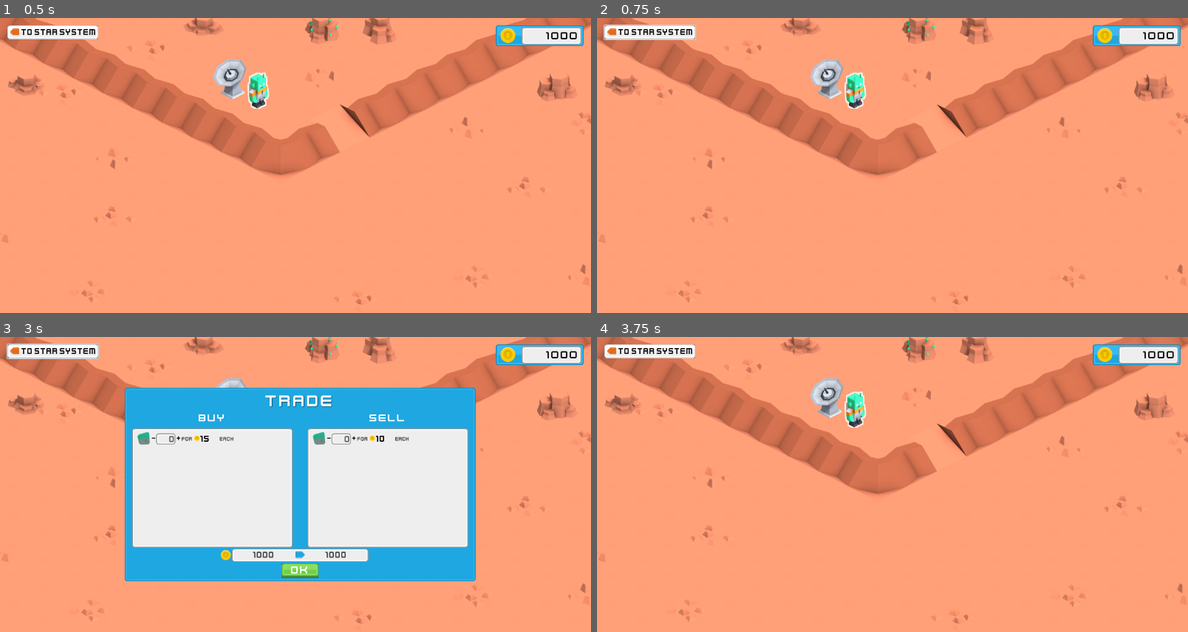
Above: before the commit, frames 1-4 (two rows, left to right).
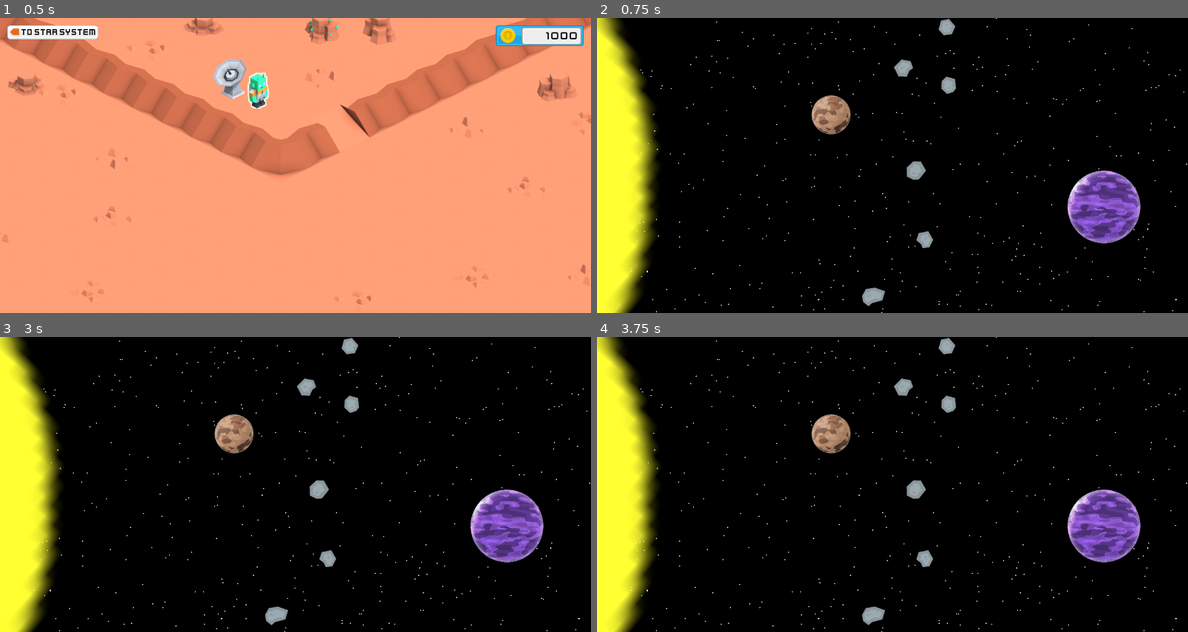
Above: after the commit, the same moments.

Repository: iapetos163/kenney-jam-2023
Game: Godot game, scene res://scene/planet.tscn
Same seed, same stepped clock (60 frames per second), same inputs: the game is played once before the commit and once after it.
Inputs (mouse positions are in pixels of both pictures, inside the frame that each line leads up to):
- Up to frame 1 (0.5 s): no input
- Up to frame 2 (0.75 s): click "TO STAR SYSTEM" at 0.5 s
- Up to frame 3 (3 s): click (53, 351) at 1.25 s, where only the run before the commit has a clickable "TO STAR SYSTEM"; click (53, 351) at 2 s, where only the run before the commit has a clickable "TO STAR SYSTEM"; tap Enter at 2.75 s; move the mouse to (260, 410) at 2.77 s; click (260, 410) at 2.92 s
- Up to frame 4 (3.75 s): click (898, 570) at 3.5 s, where only the run before the commit has a clickable "OK"

Frame 1 is identical in both runs. In frame 2, 100% of the frame differs, in the area x 0-100%, y 0-100%; in frame 3, 100%; in frame 4, 100%.

Commit message:
Navigate between scenes

Diff:
--- a/scene/planet.gd
+++ b/scene/planet.gd
@@ -11,7 +11,7 @@
 	money_amount += net_diff_amount
 	money_amount_updated.emit()
 
-func _on_npc_trader_input_event(_viewport: Node, event: InputEvent, _yeah):
+func _on_npc_trader_input_event(_viewport: Node, event: InputEvent, _shape_idx: int):
 	if event is InputEventMouseButton and event.is_pressed():
 		var trade = $'./trade_ui'
 		trade.set_available_amount(money_amount)
--- a/scene/planet.tscn
+++ b/scene/planet.tscn
@@ -7,6 +7,7 @@
 [ext_resource type="Texture2D" uid="uid://b126wm3pj77cw" path="res://asset/coinGold.png" id="3_vod5y"]
 [ext_resource type="Texture2D" uid="uid://d2vkyfcjujvi0" path="res://asset/alien/alien_SE.png" id="4_0ef45"]
 [ext_resource type="PackedScene" uid="uid://crw1u2d46c1b" path="res://ui/gray_panel.tscn" id="4_dbp6n"]
+[ext_resource type="Script" path="res://ui/back_button.gd" id="5_bxkir"]
 [ext_resource type="FontFile" uid="uid://bo5nhlmmcngkt" path="res://asset/ui/Kenney Future.ttf" id="5_yfxqn"]
 [ext_resource type="Script" path="res://ui/trade.gd" id="6_ja7st"]
 [ext_resource type="PackedScene" uid="uid://tgjccevfleic" path="res://ui/blue_panel.tscn" id="6_vtg26"]
@@ -104,6 +105,7 @@
 offset_top = 16.0
 offset_right = 213.0
 offset_bottom = 46.0
+script = ExtResource("5_bxkir")
 
 [node name="gray_button" parent="hud/back_button" instance=ExtResource("13_5ygig")]
 layout_mode = 1
--- /dev/null
+++ b/scene/star_system.gd
@@ -0,0 +1,16 @@
+extends Node2D
+
+
+# Called when the node enters the scene tree for the first time.
+func _ready():
+	pass # Replace with function body.
+
+
+# Called every frame. 'delta' is the elapsed time since the previous frame.
+func _process(delta):
+	pass
+
+
+func _on_visitable_planet_input_event(_viewport: Node, event: InputEvent, _shape_idx: int):
+	if event is InputEventMouseButton and event.is_pressed():
+		get_tree().change_scene_to_file('res://scene/planet.tscn')
--- a/scene/star_system.tscn
+++ b/scene/star_system.tscn
@@ -1,5 +1,6 @@
-[gd_scene load_steps=17 format=3 uid="uid://erjovlr268gp"]
+[gd_scene load_steps=20 format=3 uid="uid://erjovlr268gp"]
 
+[ext_resource type="Script" path="res://scene/star_system.gd" id="1_86hi4"]
 [ext_resource type="Texture2D" uid="uid://bnwim7efupu21" path="res://asset/space_shooter_redux/star1.png" id="1_ce5r1"]
 [ext_resource type="Texture2D" uid="uid://bi6n8vtk7m3wv" path="res://asset/space_shooter_redux/star2.png" id="2_grmq4"]
 [ext_resource type="Texture2D" uid="uid://3hlxel0ba7yf" path="res://asset/space_shooter_redux/star3.png" id="3_7et4m"]
@@ -8,6 +9,7 @@
 [ext_resource type="Texture2D" uid="uid://byf41lob8s33i" path="res://asset/planets_prebuilt/planet05.png" id="6_tf1f7"]
 [ext_resource type="Texture2D" uid="uid://co523nqim0wis" path="res://asset/space_shooter_redux/meteorGrey_big1.png" id="7_3q40k"]
 [ext_resource type="Texture2D" uid="uid://nx6xb42y0omx" path="res://asset/space_shooter_redux/meteorGrey_big3.png" id="8_8u50h"]
+[ext_resource type="PackedScene" uid="uid://bhgpldq2v4qr0" path="res://ui/interactable_sprite.tscn" id="9_q1dsf"]
 [ext_resource type="Texture2D" uid="uid://dhe3qmd870g0f" path="res://asset/space_shooter_redux/meteorGrey_big2.png" id="9_rag2a"]
 [ext_resource type="Texture2D" uid="uid://bljc314py6vmy" path="res://asset/space_shooter_redux/meteorGrey_big4.png" id="10_4ja8m"]
 
@@ -41,12 +43,17 @@
 glow_blend_mode = 0
 glow_hdr_threshold = 1.2
 
+[sub_resource type="CircleShape2D" id="CircleShape2D_mlgv2"]
+radius = 41.0
+
 [node name="star_system" type="Node2D"]
 material = SubResource("CanvasItemMaterial_vgfi8")
+script = ExtResource("1_86hi4")
 
 [node name="ColorRect" type="ColorRect" parent="."]
 offset_right = 1280.0
 offset_bottom = 640.0
+mouse_filter = 1
 color = Color(0, 0, 0, 1)
 
 [node name="TileMap" type="TileMap" parent="."]
@@ -69,11 +76,6 @@
 position = Vector2(1098, 410)
 scale = Vector2(0.153906, 0.153906)
 texture = ExtResource("5_hb87l")
-
-[node name="Planet05" type="Sprite2D" parent="."]
-position = Vector2(507, 210)
-scale = Vector2(0.0800781, 0.0800781)
-texture = ExtResource("6_tf1f7")
 
 [node name="MeteorGreyBig1" type="Sprite2D" parent="."]
 position = Vector2(665, 109)
@@ -104,8 +106,22 @@
 scale = Vector2(0.418367, 0.418367)
 texture = ExtResource("9_rag2a")
 
+[node name="visitable_planet" parent="." instance=ExtResource("9_q1dsf")]
+position = Vector2(507, 208)
+
+[node name="sprite" type="Sprite2D" parent="visitable_planet"]
+position = Vector2(0, 2)
+scale = Vector2(0.0800781, 0.0800781)
+texture = ExtResource("6_tf1f7")
+
+[node name="CollisionShape2D" type="CollisionShape2D" parent="visitable_planet"]
+position = Vector2(0, 2)
+shape = SubResource("CircleShape2D_mlgv2")
+
 [node name="MeteorGreyBig6" type="Sprite2D" parent="."]
 position = Vector2(757, 20)
 rotation = -1.0472
 scale = Vector2(0.371452, 0.371452)
 texture = ExtResource("10_4ja8m")
+
+[connection signal="input_event" from="visitable_planet" to="." method="_on_visitable_planet_input_event"]
--- a/ui/back_button.gd
+++ b/ui/back_button.gd
@@ -1,4 +1,4 @@
 extends Button
 
 func _pressed():
-	get_tree().change_scene("res://scene/star_system.tscn")
+	get_tree().change_scene_to_file('res://scene/star_system.tscn')
--- a/ui/interactable_sprite.gd
+++ b/ui/interactable_sprite.gd
@@ -1,7 +1,7 @@
 extends Area2D
 
 var sprite_mat = preload("res://shader/outline_material.tres")
-var sprite: Sprite2D
+var sprite: Node2D
 
 func _ready():
 	sprite = $'./sprite'
Not shown: 1 places in scene/planet.tscn that only renumber resources
